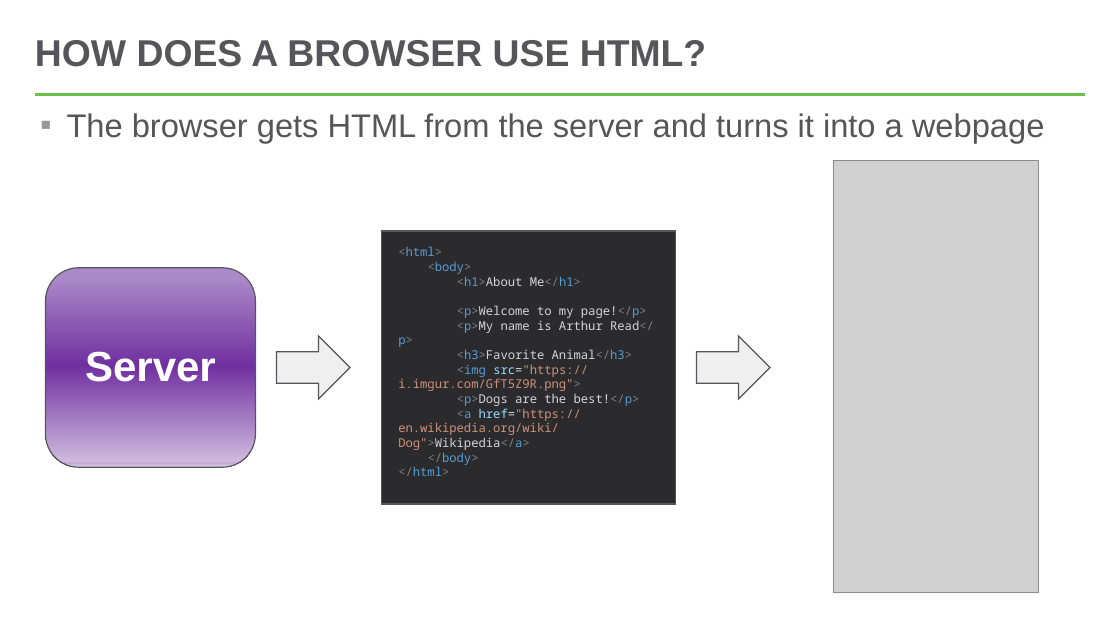
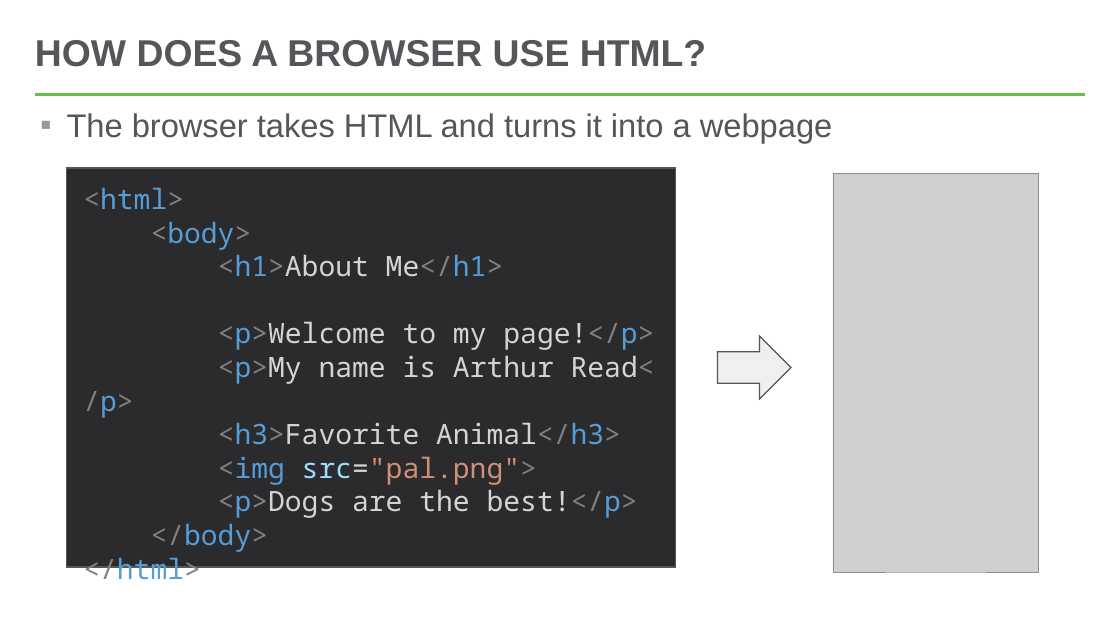
Before and after one commit to hylandtechoutreach/ucs, a slide deck: slide 4 of Session2HtmlIntro/HelloHtml.pptx (slide 5 before the commit). Drawn at 1120x630 pixels with LibreOffice and Linux fonts; fonts in the diff are those of the drawing; grey boxes stand for pictures. Boxes give left, top, right and bottom in pixels: in the first picture for what was removed or moved away, otherwise in the second. Text is boxed around its words. In the diff, an @@ line names an element or a change of style, - is before the commit and + after.

```diff
--- a/Session2HtmlIntro/HelloHtml.pptx
+++ b/Session2HtmlIntro/HelloHtml.pptx
@@ text at (67, 113, 833, 143): text changed @@
-▪ The browser gets HTML from the server and turns it into a webpage
+▪ The browser takes HTML and turns it into a webpage
@@ rectangle "<html>": place and size @@
-rectangle "<html>" at (381, 231, 676, 504)
+rectangle "<html>" at (66, 168, 676, 567)
@@ picture: place and size @@
-picture at (833, 160, 1039, 593)
+picture at (833, 173, 1039, 572)
@@ text in rectangle at (83, 187, 655, 586): size 10.5 to 24 pt in "<html>", "<body>", "<h1>About Me</h1>", "<p>Welcome to my page!</p>" and 4 more places @@
@@ rounded rectangle removed at (45, 268, 255, 468) @@
-Server
@@ right arrow removed at (276, 336, 350, 399) @@
@@ right arrow: place and size @@
-right arrow at (697, 336, 770, 399)
+right arrow at (718, 336, 791, 399)
@@ text in rectangle at (398, 408, 581, 450): paragraph removed @@
-<a href="https://en.wikipedia.org/wiki/Dog">Wikipedia</a>
@@ text in rectangle at (218, 456, 537, 485): text changed; size 10.5 to 24 pt @@
-<img src="https://i.imgur.com/GfT5Z9R.png">
+<img src="pal.png">
```
Also in this commit, not shown: 2 other slides changed, 5 slides removed.
